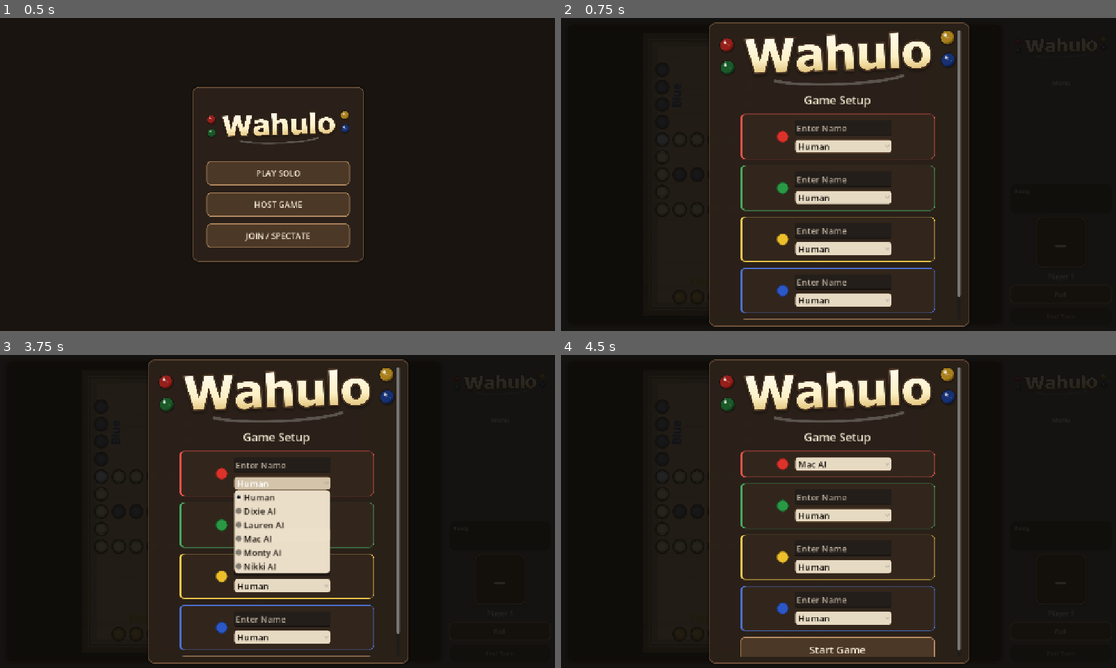
Above: before the commit, frames 1-4 (two rows, left to right).
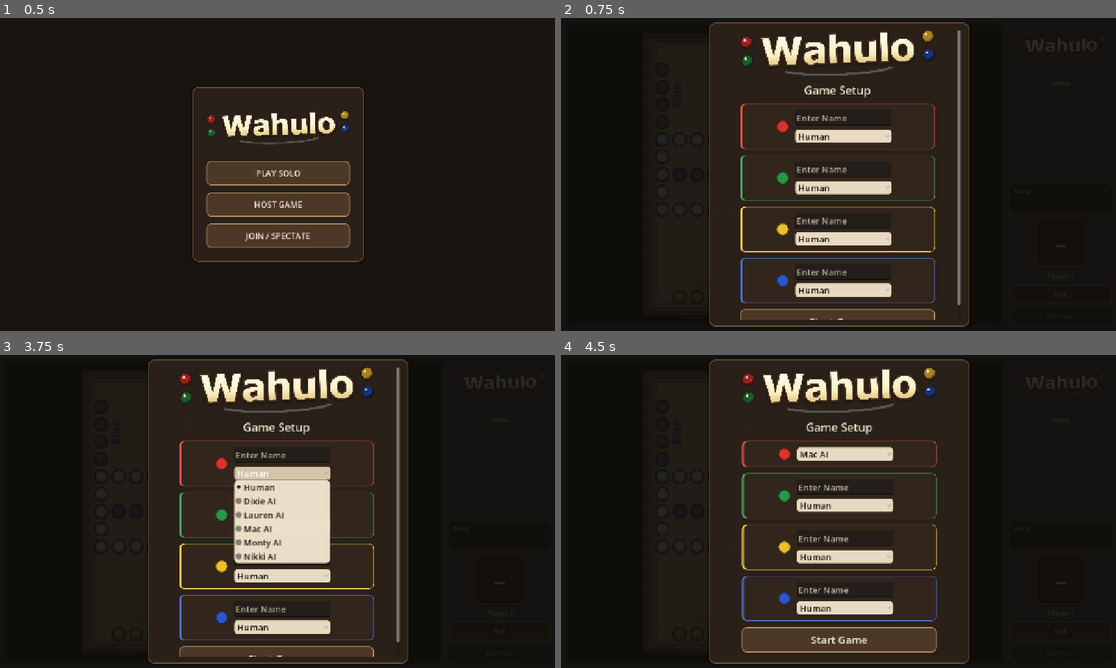
Above: after the commit, the same moments.

Repository: ItsTheMcCoy/wahoo-app
Game: Godot game, scene res://scenes/HomeScreen.tscn
Same seed, same stepped clock (60 frames per second), same inputs: the game is played once before the commit and once after it.
Inputs (mouse positions are in pixels of both pictures, inside the frame that each line leads up to):
- Up to frame 1 (0.5 s): no input
- Up to frame 2 (0.75 s): click "PLAY SOLO" at 0.5 s
- Up to frame 3 (3.75 s): click (277, 658) at 1.25 s, where only the run after the commit has a clickable "Start Game"; click (277, 658) at 2 s, where only the run after the commit has a clickable "Start Game"; click "Roll" at 2.75 s; click "Human" at 3.5 s
- Up to frame 4 (4.5 s): click "Human" at 4.25 s

Frame 1 is identical in both runs. In frame 2, 12% of the frame differs, in the area x 28-73%, y 4-97%; in frame 3, 11%; in frame 4, 14%.

Commit message:
Size wordmark to match player card width on Game Setup screen
Replaced the fixed 130px height with a width-driven calculation:
card_w = 80% of panel interior, wordmark height = card_w / aspect.
Also switched size_flags_horizontal to SIZE_SHRINK_CENTER so the
wordmark centers like the cards rather than expanding to full width.

Rebuilt web export with updated .pck.

Co-Authored-By: Claude Sonnet 4.6 <noreply@anthropic.com>

Diff:
--- a/godot/scripts/main.gd
+++ b/godot/scripts/main.gd
@@ -720,9 +720,6 @@
 		sps.content_margin_top    = vpad
 		sps.content_margin_bottom = vpad
 
-	_setup_brand_title.custom_minimum_size = Vector2(0, roundi(130.0 * ui_scale))
-	_setup_brand_title.size_flags_vertical = Control.SIZE_SHRINK_CENTER
-
 	var setup_content := $SetupOverlay/SetupPanel/SetupScroll/SetupContent as VBoxContainer
 	var setup_title   := $SetupOverlay/SetupPanel/SetupScroll/SetupContent/SetupTitle as Label
 	if setup_content != null:
@@ -732,6 +729,14 @@
 
 	var card_pad      := roundi(14.0 * ui_scale)
 	var card_w        := roundi((panel_w - 2.0 * hpad) * 0.80)
+	var wordmark_aspect := 1400.0 / 520.0
+	if WORDMARK_TEXTURE != null:
+		var wsize := WORDMARK_TEXTURE.get_size()
+		if wsize.y > 0.0:
+			wordmark_aspect = wsize.x / wsize.y
+	_setup_brand_title.size_flags_horizontal = Control.SIZE_SHRINK_CENTER
+	_setup_brand_title.custom_minimum_size = Vector2(card_w, roundi(float(card_w) / wordmark_aspect))
+	_setup_brand_title.size_flags_vertical = Control.SIZE_SHRINK_CENTER
 	# name_w derives from the full panel interior so card narrowing doesn't affect field widths
 	var name_interior_w := roundi(panel_w) - 2 * hpad - 2 * 14
 
Not shown, changed: godot/build/web/index.html
Not shown, changed: godot/build/web/index.pck
Not shown, changed: godot/build/web/index.png
